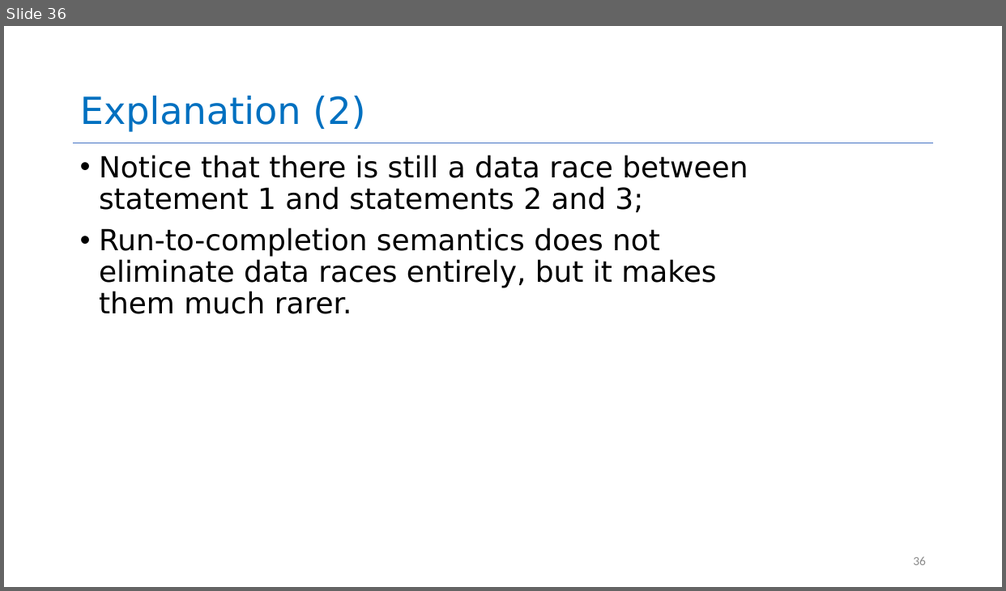
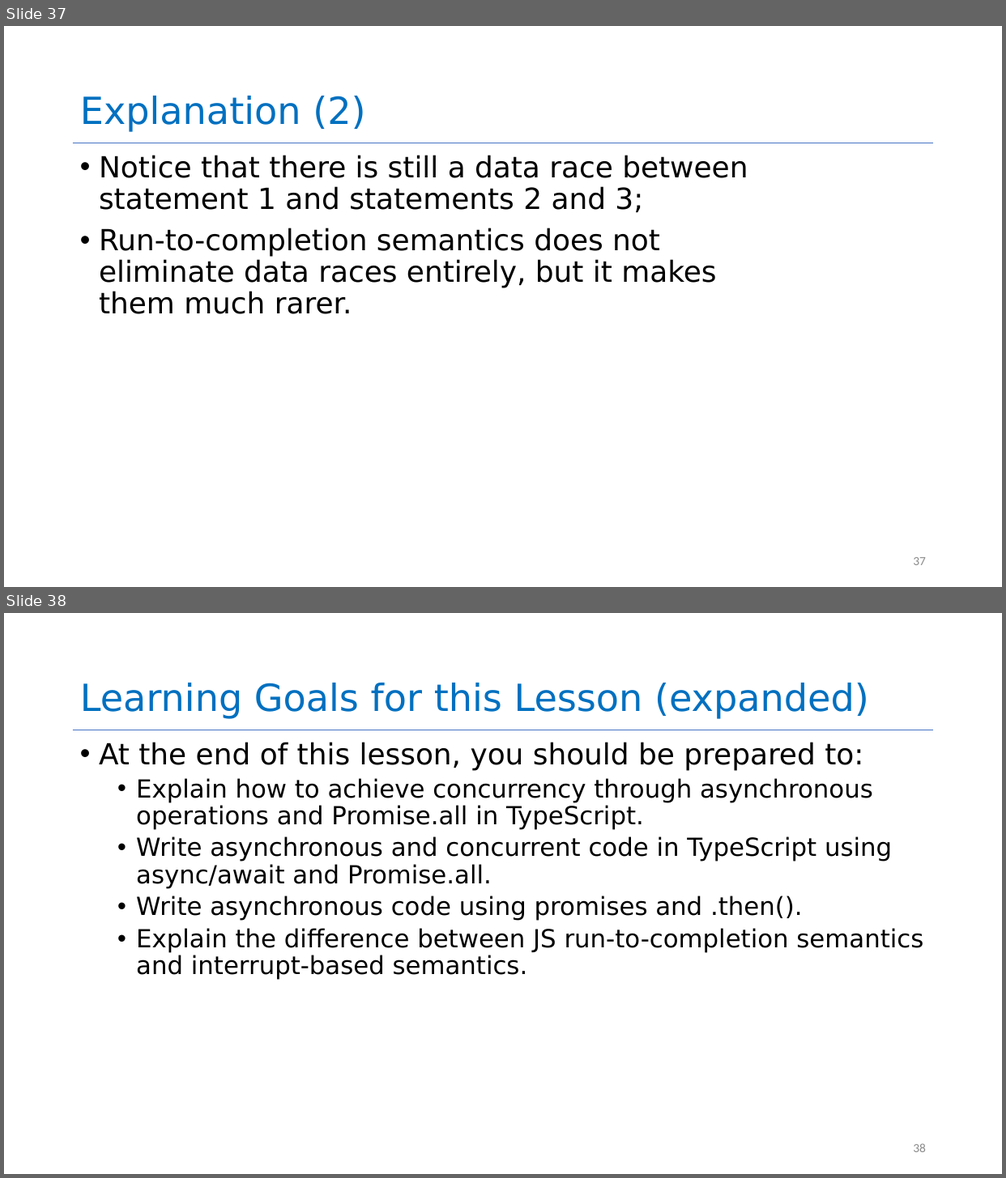
Before and after one commit to neu-se/CS4530-Fall-2022, a slide deck: Slides/Lecture 05 Concurrency Patterns in Typescript.pptx. Shown one above the other, each under a label of ours: slide 36 before the commit, slides 37 and 38 after it. The pictures are 1006x591 and 1006x1178 pixels, drawn with LibreOffice and Linux fonts; fonts in the diff are those of the drawing. Boxes give left, top, right and bottom in pixels: in the first picture for what was removed or moved away, otherwise in the second. Text is boxed around its words. In the diff, an @@ line names an element or a change of style, - is before the commit and + after.

```diff
--- a/Slides/Lecture 05 Concurrency Patterns in Typescript.pptx
+++ b/Slides/Lecture 05 Concurrency Patterns in Typescript.pptx
@@ slide 38 added at [4,613,1002,1174], background #FFFFFF; not listed: 1 template element that a slide beside it also shows @@
@@ title added at [80,683,869,719], 36 pt, text #0070C0 @@
+Learning Goals for this Lesson (expanded)
@@ text added at [99,742,923,980], 24 pt, text #000000 @@
+• At the end of this lesson, you should be prepared to:
+  • Explain how to achieve concurrency through asynchronous operations and Promise.all in TypeScript.
+  • Write asynchronous and concurrent code in TypeScript using async/await and Promise.all.
+  • Write asynchronous code using promises and .then().
+  • Explain the difference between JS run-to-completion semantics and interrupt-based semantics.
@@ page number added at [913,1144,926,1152], 12 pt, text #8C8C8C @@
+38
@@ what was slide 36 is now slide 37 @@
@@ page number at [913,557,926,565]: text changed @@
-36
+37
```
Also in this commit, not shown: 2 slides changed, 3 other files.
